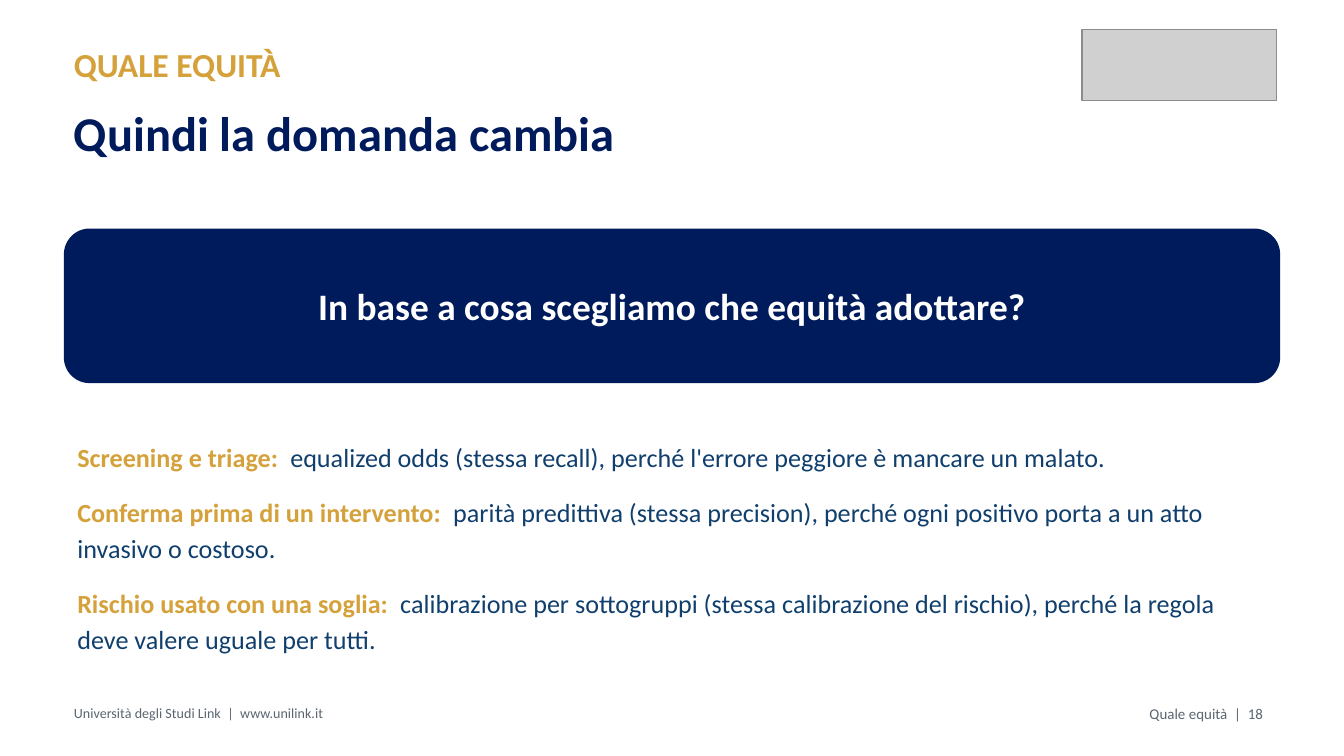
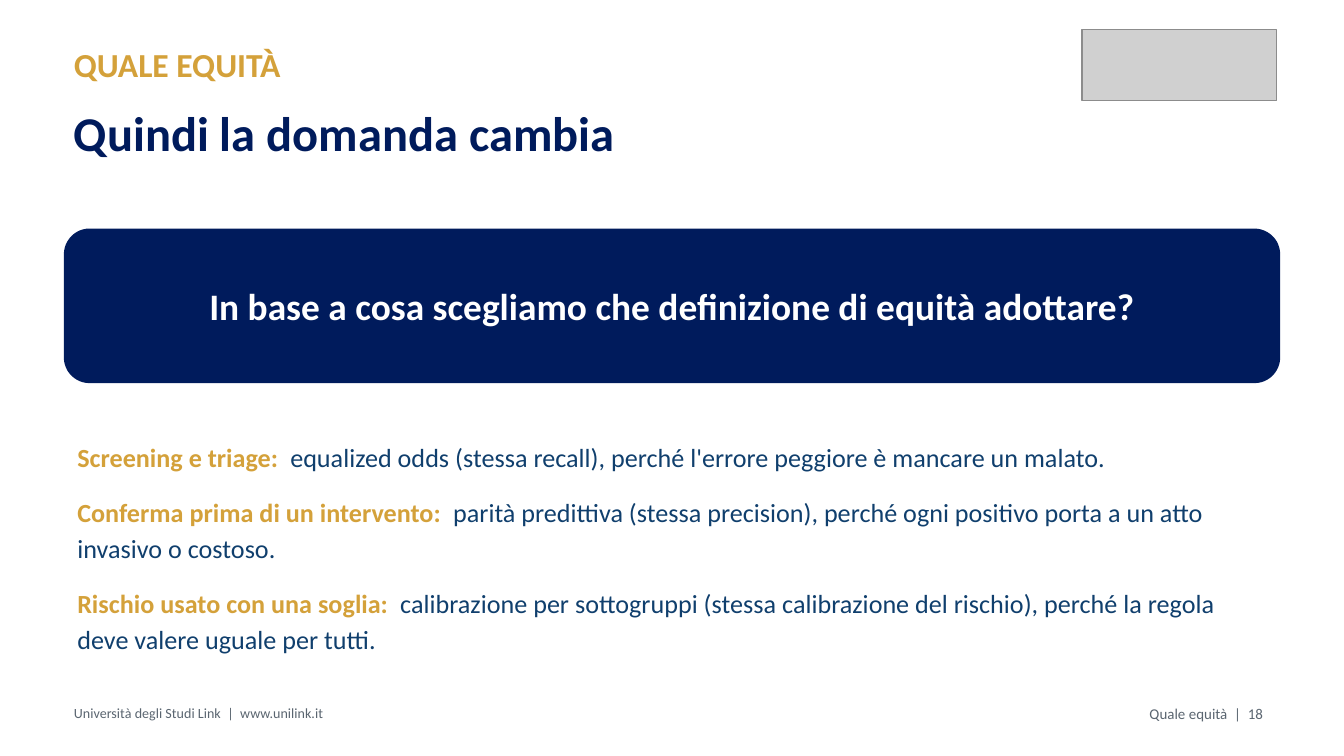
Before and after one commit to MicheleFerramola00/lezioni, a slide deck: slide 22 of slide/M2.4_Ferramola_slide.pptx. Drawn at 1344x756 pixels with LibreOffice and Linux fonts; fonts in the diff are those of the drawing; grey boxes stand for pictures. Boxes give left, top, right and bottom in pixels: in the first picture for what was removed or moved away, otherwise in the second. Text is boxed around its words. In the diff, an @@ line names an element or a change of style, - is before the commit and + after.

```diff
--- a/slide/M2.4_Ferramola_slide.pptx
+++ b/slide/M2.4_Ferramola_slide.pptx
@@ text in rounded rectangle at [209, 293, 1134, 327]: text changed @@
-In base a cosa scegliamo che equità adottare?
+In base a cosa scegliamo che definizione di equità adottare?
```
Also in this commit, not shown: 2 other slides changed, 1 other file.
